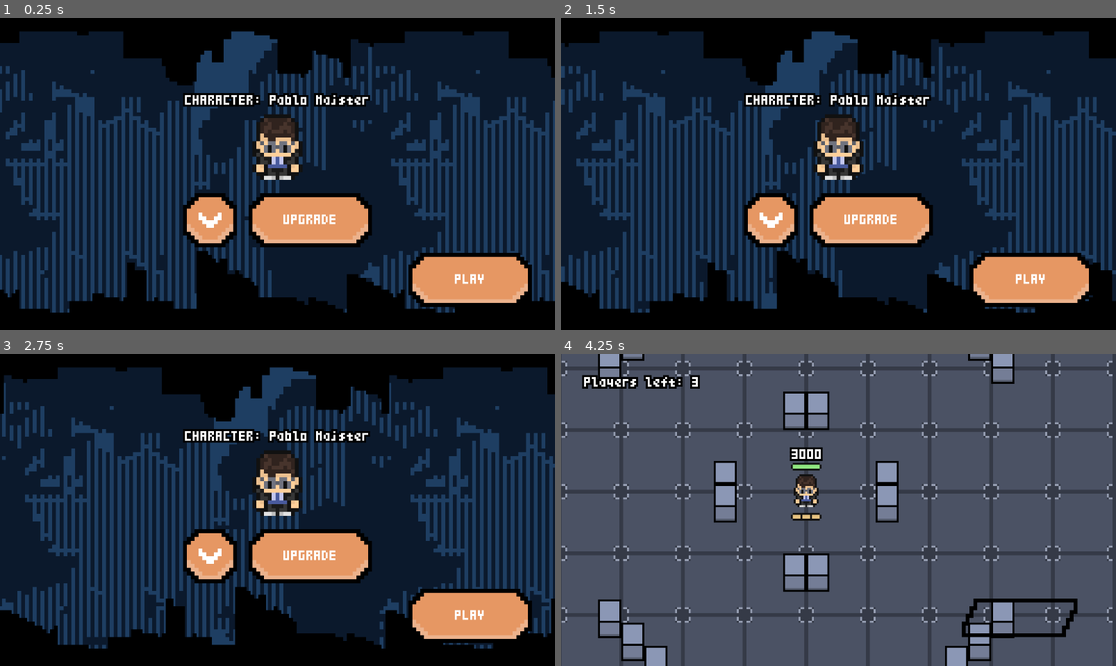
Above: before the commit, frames 1-4 (two rows, left to right).
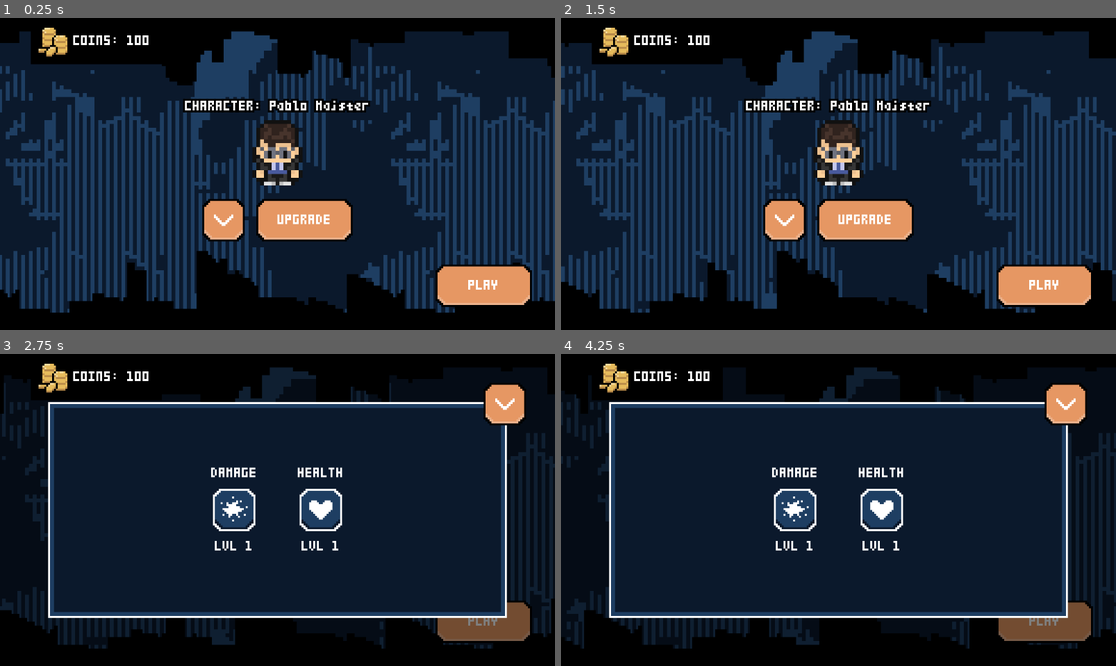
Above: after the commit, the same moments.

Repository: ppaluchowski64/SCI-Stars
Game: Godot game, scene res://scenes/lobby.tscn
Same seed, same stepped clock (60 frames per second), same inputs: the game is played once before the commit and once after it. This scene is started directly instead of the project's main scene.
Inputs (mouse positions are in pixels of both pictures, inside the frame that each line leads up to):
- Up to frame 1 (0.25 s): no input
- Up to frame 2 (1.5 s): click (771, 220) at 0.52 s; click (783, 220) at 1.27 s
- Up to frame 3 (2.75 s): click "UPGRADE" at 2 s
- Up to frame 4 (4.25 s): click (794, 510) at 2.77 s; click "PLAY" at 3.5 s

The runs differ from the first frame. In frame 1, 10% of the frame differs, in the area x 5-96%, y 3-93%; in frame 2, 10%; in frame 3, 40%; in frame 4, 99%, in the area x 0-100%, y 0-100%.

Commit message:
Set up interface for upgrading, add resource interface, change resolution for buttons

Diff:
--- a/game/scenes/battle.tscn
+++ b/game/scenes/battle.tscn
@@ -45,6 +45,33 @@
 [sub_resource type="Theme" id="Theme_eiykf"]
 default_font = ExtResource("4_erh11")
 default_font_size = 20
+
+[sub_resource type="Animation" id="Animation_8g385"]
+length = 0.001
+tracks/0/type = "value"
+tracks/0/imported = false
+tracks/0/enabled = true
+tracks/0/path = NodePath("ButtonParent/OffsetNode:position")
+tracks/0/interp = 1
+tracks/0/loop_wrap = true
+tracks/0/keys = {
+"times": PackedFloat32Array(0),
+"transitions": PackedFloat32Array(1),
+"update": 0,
+"values": [Vector2(-48, 48)]
+}
+tracks/1/type = "value"
+tracks/1/imported = false
+tracks/1/enabled = true
+tracks/1/path = NodePath("ColorRect:position")
+tracks/1/interp = 1
+tracks/1/loop_wrap = true
+tracks/1/keys = {
+"times": PackedFloat32Array(0),
+"transitions": PackedFloat32Array(1),
+"update": 0,
+"values": [Vector2(64, 144)]
+}
 
 [sub_resource type="Animation" id="Animation_yy2ah"]
 resource_name = "enter"
@@ -74,33 +101,6 @@
 "values": [Vector2(-256, 144), Vector2(64, 144)]
 }
 
-[sub_resource type="Animation" id="Animation_8g385"]
-length = 0.001
-tracks/0/type = "value"
-tracks/0/imported = false
-tracks/0/enabled = true
-tracks/0/path = NodePath("ButtonParent/OffsetNode:position")
-tracks/0/interp = 1
-tracks/0/loop_wrap = true
-tracks/0/keys = {
-"times": PackedFloat32Array(0),
-"transitions": PackedFloat32Array(1),
-"update": 0,
-"values": [Vector2(-48, 48)]
-}
-tracks/1/type = "value"
-tracks/1/imported = false
-tracks/1/enabled = true
-tracks/1/path = NodePath("ColorRect:position")
-tracks/1/interp = 1
-tracks/1/loop_wrap = true
-tracks/1/keys = {
-"times": PackedFloat32Array(0),
-"transitions": PackedFloat32Array(1),
-"update": 0,
-"values": [Vector2(64, 144)]
-}
-
 [sub_resource type="AnimationLibrary" id="AnimationLibrary_fprax"]
 _data = {
 "RESET": SubResource("Animation_8g385"),
@@ -194,12 +194,13 @@
 position = Vector2(-48, 48)
 
 [node name="ButtonProceed" type="TextureButton" parent="EndScreen/ButtonParent/OffsetNode"]
-custom_minimum_size = Vector2(256, 112)
+custom_minimum_size = Vector2(192, 88)
 anchors_preset = 1
 anchor_left = 1.0
 anchor_right = 1.0
 offset_left = -256.0
-offset_bottom = 112.0
+offset_right = -56.0
+offset_bottom = 88.0
 grow_horizontal = 0
 size_flags_horizontal = 4
 size_flags_vertical = 4
@@ -227,9 +228,9 @@
 anchors_preset = 4
 anchor_top = 0.5
 anchor_bottom = 0.5
-offset_left = -256.0
+offset_left = 64.0
 offset_top = -180.0
-offset_right = -16.0
+offset_right = 304.0
 offset_bottom = 180.0
 grow_vertical = 2
 size_flags_horizontal = 0
--- a/game/scenes/lobby.tscn
+++ b/game/scenes/lobby.tscn
@@ -8,7 +8,9 @@
 [ext_resource type="Shader" path="res://shaders/outline.gdshader" id="7_1urcf"]
 [ext_resource type="Texture2D" uid="uid://cex3nshoqpwms" path="res://graphics/characters/pablomajster/player.png" id="7_65pnu"]
 [ext_resource type="Texture2D" uid="uid://cmc1rb0x2pxx7" path="res://graphics/UI/buttons/small.png" id="7_ebt3n"]
-[ext_resource type="Texture2D" uid="uid://cstfhxa161fhk" path="res://graphics/UI/signs/expand.png" id="8_472nk"]
+[ext_resource type="Texture2D" uid="uid://cstfhxa161fhk" path="res://graphics/UI/icons/expand.png" id="8_472nk"]
+[ext_resource type="PackedScene" uid="uid://osklob3vwxx3" path="res://scenes/upgrade.tscn" id="10_say53"]
+[ext_resource type="Texture2D" uid="uid://cm26og86ytcnc" path="res://graphics/UI/icons/money.png" id="11_uejoe"]
 
 [sub_resource type="Theme" id="Theme_6pyji"]
 default_font = ExtResource("4_358r0")
@@ -23,6 +25,10 @@
 default_font = ExtResource("4_358r0")
 default_font_size = 5
 
+[sub_resource type="Theme" id="Theme_ut2vl"]
+default_font = ExtResource("4_358r0")
+default_font_size = 20
+
 [node name="Lobby" type="Node2D"]
 script = ExtResource("1_nn68e")
 
@@ -61,7 +67,7 @@
 theme_override_constants/margin_bottom = 48
 
 [node name="ButtonPlay" type="TextureButton" parent="UserInterface/MarginContainer"]
-custom_minimum_size = Vector2(256, 112)
+custom_minimum_size = Vector2(200, 88)
 layout_mode = 2
 size_flags_horizontal = 8
 size_flags_vertical = 8
@@ -138,15 +144,15 @@
 theme_override_constants/separation = 24
 alignment = 1
 
-[node name="ButtonSelect" type="TextureButton" parent="UserInterface/CharacterContainer/ButtonContainer"]
-custom_minimum_size = Vector2(112, 112)
+[node name="ButtonExpand" type="TextureButton" parent="UserInterface/CharacterContainer/ButtonContainer"]
+custom_minimum_size = Vector2(88, 88)
 layout_mode = 2
 size_flags_horizontal = 4
 size_flags_vertical = 4
 texture_normal = ExtResource("7_ebt3n")
 stretch_mode = 4
 
-[node name="SpriteParent" type="Control" parent="UserInterface/CharacterContainer/ButtonContainer/ButtonSelect"]
+[node name="SpriteParent" type="Control" parent="UserInterface/CharacterContainer/ButtonContainer/ButtonExpand"]
 layout_mode = 1
 anchors_preset = 8
 anchor_left = 0.5
@@ -156,12 +162,12 @@
 grow_horizontal = 2
 grow_vertical = 2
 
-[node name="Sprite2D" type="Sprite2D" parent="UserInterface/CharacterContainer/ButtonContainer/ButtonSelect/SpriteParent"]
-scale = Vector2(8, 8)
+[node name="Sprite2D" type="Sprite2D" parent="UserInterface/CharacterContainer/ButtonContainer/ButtonExpand/SpriteParent"]
+scale = Vector2(4, 4)
 texture = ExtResource("8_472nk")
 
 [node name="ButtonUpgrade" type="TextureButton" parent="UserInterface/CharacterContainer/ButtonContainer"]
-custom_minimum_size = Vector2(256, 112)
+custom_minimum_size = Vector2(200, 88)
 layout_mode = 2
 size_flags_horizontal = 8
 size_flags_vertical = 8
@@ -184,4 +190,146 @@
 theme = SubResource("Theme_6pyji")
 text = "UPGRADE"
 
+[node name="UpgradeInterface" type="CanvasLayer" parent="."]
+visible = false
+
+[node name="ColorRect" type="ColorRect" parent="UpgradeInterface"]
+anchors_preset = 15
+anchor_right = 1.0
+anchor_bottom = 1.0
+grow_horizontal = 2
+grow_vertical = 2
+color = Color(0, 0, 0, 0.5)
+
+[node name="PanelLayer1" type="MarginContainer" parent="UpgradeInterface"]
+anchors_preset = 15
+anchor_right = 1.0
+anchor_bottom = 1.0
+grow_horizontal = 2
+grow_vertical = 2
+theme_override_constants/margin_left = 100
+theme_override_constants/margin_top = 100
+theme_override_constants/margin_right = 100
+theme_override_constants/margin_bottom = 100
+
+[node name="ColorRect" type="ColorRect" parent="UpgradeInterface/PanelLayer1"]
+layout_mode = 2
+
+[node name="PanelLayer2" type="MarginContainer" parent="UpgradeInterface"]
+anchors_preset = 15
+anchor_right = 1.0
+anchor_bottom = 1.0
+grow_horizontal = 2
+grow_vertical = 2
+theme_override_constants/margin_left = 104
+theme_override_constants/margin_top = 104
+theme_override_constants/margin_right = 104
+theme_override_constants/margin_bottom = 104
+
+[node name="ColorRect" type="ColorRect" parent="UpgradeInterface/PanelLayer2"]
+layout_mode = 2
+color = Color(0.117647, 0.243137, 0.384314, 1)
+
+[node name="PanelLayer3" type="MarginContainer" parent="UpgradeInterface"]
+anchors_preset = 15
+anchor_right = 1.0
+anchor_bottom = 1.0
+grow_horizontal = 2
+grow_vertical = 2
+theme_override_constants/margin_left = 112
+theme_override_constants/margin_top = 112
+theme_override_constants/margin_right = 112
+theme_override_constants/margin_bottom = 112
+
+[node name="ColorRect" type="ColorRect" parent="UpgradeInterface/PanelLayer3"]
+layout_mode = 2
+color = Color(0.0431373, 0.0980392, 0.172549, 1)
+
+[node name="Buttons" type="HBoxContainer" parent="UpgradeInterface"]
+anchors_preset = 15
+anchor_right = 1.0
+anchor_bottom = 1.0
+grow_horizontal = 2
+grow_vertical = 2
+alignment = 1
+
+[node name="Upgrade1" parent="UpgradeInterface/Buttons" instance=ExtResource("10_say53")]
+layout_mode = 2
+size_flags_horizontal = 4
+size_flags_vertical = 4
+
+[node name="Upgrade2" parent="UpgradeInterface/Buttons" instance=ExtResource("10_say53")]
+layout_mode = 2
+size_flags_horizontal = 4
+size_flags_vertical = 4
+type = 1
+
+[node name="MarginContainer" type="MarginContainer" parent="UpgradeInterface"]
+anchors_preset = 15
+anchor_right = 1.0
+anchor_bottom = 1.0
+grow_horizontal = 2
+grow_vertical = 2
+theme_override_constants/margin_left = 60
+theme_override_constants/margin_top = 60
+theme_override_constants/margin_right = 60
+theme_override_constants/margin_bottom = 60
+
+[node name="ButtonExitUpgrade" type="TextureButton" parent="UpgradeInterface/MarginContainer"]
+custom_minimum_size = Vector2(88, 88)
+layout_mode = 2
+size_flags_horizontal = 8
+size_flags_vertical = 0
+texture_normal = ExtResource("7_ebt3n")
+stretch_mode = 4
+
+[node name="SpriteParent" type="Control" parent="UpgradeInterface/MarginContainer/ButtonExitUpgrade"]
+layout_mode = 1
+anchors_preset = 8
+anchor_left = 0.5
+anchor_top = 0.5
+anchor_right = 0.5
+anchor_bottom = 0.5
+grow_horizontal = 2
+grow_vertical = 2
+
+[node name="Sprite2D" type="Sprite2D" parent="UpgradeInterface/MarginContainer/ButtonExitUpgrade/SpriteParent"]
+scale = Vector2(4, 4)
+texture = ExtResource("8_472nk")
+
+[node name="ReasourcesInterface" type="CanvasLayer" parent="."]
+
+[node name="CoinsContainer" type="PanelContainer" parent="ReasourcesInterface"]
+offset_left = 64.0
+offset_right = 336.0
+offset_bottom = 96.0
+
+[node name="ColorRect" type="ColorRect" parent="ReasourcesInterface/CoinsContainer"]
+layout_mode = 2
+size_flags_horizontal = 3
+color = Color(0, 0, 0, 1)
+
+[node name="Sprite2D" type="Sprite2D" parent="ReasourcesInterface/CoinsContainer"]
+position = Vector2(48, 48)
+scale = Vector2(4, 4)
+texture = ExtResource("11_uejoe")
+
+[node name="MarginContainer" type="MarginContainer" parent="ReasourcesInterface/CoinsContainer"]
+custom_minimum_size = Vector2(0, 96)
+layout_mode = 2
+theme_override_constants/margin_left = 88
+theme_override_constants/margin_top = 24
+theme_override_constants/margin_right = 24
+theme_override_constants/margin_bottom = 24
+
+[node name="Label" type="Label" parent="ReasourcesInterface/CoinsContainer/MarginContainer"]
+layout_mode = 2
+theme = SubResource("Theme_ut2vl")
+text = "COINS: 100
+"
+vertical_alignment = 1
+metadata/_edit_use_anchors_ = true
+
 [connection signal="button_down" from="UserInterface/MarginContainer/ButtonPlay" to="." method="_on_button_play_button_down"]
+[connection signal="button_down" from="UserInterface/CharacterContainer/ButtonContainer/ButtonUpgrade" to="." method="_on_button_upgrade_button_down"]
+[connection signal="button_down" from="UpgradeInterface/MarginContainer/ButtonExitUpgrade" to="." method="_on_button_exit_upgrade_button_down"]
--- /dev/null
+++ b/game/scenes/upgrade.tscn
@@ -0,0 +1,69 @@
+[gd_scene load_steps=6 format=3 uid="uid://osklob3vwxx3"]
+
+[ext_resource type="Texture2D" uid="uid://d4bsciklmihcf" path="res://graphics/UI/buttons/upgrade.png" id="1_6d3wl"]
+[ext_resource type="Script" path="res://scripts/upgrade.gd" id="1_7aklf"]
+[ext_resource type="FontFile" uid="uid://6w8leq531kr1" path="res://fonts/TeenyTinyPixls-o2zo.ttf" id="2_gdlu7"]
+[ext_resource type="Texture2D" uid="uid://b5hx8tifarjrl" path="res://graphics/UI/icons/damage.png" id="2_xvwvg"]
+
+[sub_resource type="Theme" id="Theme_ybxfr"]
+default_font = ExtResource("2_gdlu7")
+default_font_size = 20
+
+[node name="Upgrade" type="Control"]
+custom_minimum_size = Vector2(176, 176)
+layout_mode = 3
+anchors_preset = 0
+offset_right = 40.0
+offset_bottom = 40.0
+script = ExtResource("1_7aklf")
+
+[node name="NameLabel" type="Label" parent="."]
+layout_mode = 1
+anchors_preset = 10
+anchor_right = 1.0
+offset_bottom = 24.0
+grow_horizontal = 2
+theme = SubResource("Theme_ybxfr")
+text = "NAME"
+horizontal_alignment = 1
+vertical_alignment = 1
+metadata/_edit_use_anchors_ = true
+
+[node name="TextureButton" type="TextureButton" parent="."]
+custom_minimum_size = Vector2(88, 88)
+layout_mode = 1
+anchors_preset = 8
+anchor_left = 0.5
+anchor_top = 0.5
+anchor_right = 0.5
+anchor_bottom = 0.5
+offset_left = -44.0
+offset_top = -44.0
+offset_right = 44.0
+offset_bottom = 44.0
+grow_horizontal = 2
+grow_vertical = 2
+size_flags_horizontal = 4
+size_flags_vertical = 4
+texture_normal = ExtResource("1_6d3wl")
+stretch_mode = 4
+
+[node name="Sprite2D" type="Sprite2D" parent="TextureButton"]
+scale = Vector2(4, 4)
+texture = ExtResource("2_xvwvg")
+offset = Vector2(11, 11)
+
+[node name="LevelLabel" type="Label" parent="."]
+layout_mode = 1
+anchors_preset = 12
+anchor_top = 1.0
+anchor_right = 1.0
+anchor_bottom = 1.0
+offset_top = -24.0
+grow_horizontal = 2
+grow_vertical = 0
+theme = SubResource("Theme_ybxfr")
+text = "LVL 1"
+horizontal_alignment = 1
+vertical_alignment = 1
+metadata/_edit_use_anchors_ = true
--- a/game/scripts/lobby.gd
+++ b/game/scripts/lobby.gd
@@ -1,4 +1,12 @@
 extends Node2D
+
+@onready var upgrade_interface: CanvasLayer = $UpgradeInterface
 
 func _on_button_play_button_down() -> void:
 	get_tree().call_deferred("change_scene_to_file", "res://scenes/battle.tscn")
+
+func _on_button_upgrade_button_down() -> void:
+	upgrade_interface.visible = true
+
+func _on_button_exit_upgrade_button_down() -> void:
+	upgrade_interface.visible = false
--- /dev/null
+++ b/game/scripts/upgrade.gd
@@ -0,0 +1,17 @@
+extends Control
+
+@onready var sprite: Sprite2D = $TextureButton/Sprite2D
+@onready var name_label: Label = $NameLabel
+
+@export var type: TYPE
+
+enum TYPE {DAMAGE, HEALTH}
+
+func _ready() -> void:
+	match type:
+		TYPE.DAMAGE:
+			sprite.texture = preload("res://graphics/UI/icons/damage.png")
+			name_label.text = "DAMAGE"
+		TYPE.HEALTH:
+			sprite.texture = preload("res://graphics/UI/icons/heart.png")
+			name_label.text = "HEALTH"
Binary file changed: game/graphics/UI/buttons/normal.png
Binary file changed: game/graphics/UI/buttons/small.png
Binary file added: game/graphics/UI/buttons/upgrade.png
Binary file added: game/graphics/UI/icons/damage.png
Binary file added: game/graphics/UI/icons/expand.png
Binary file added: game/graphics/UI/icons/heart.png
Binary file added: game/graphics/UI/icons/money.png
Binary file removed: game/graphics/UI/signs/expand.png
Not shown: 1 places in game/scenes/lobby.tscn that only renumber resources
